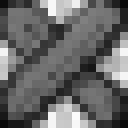
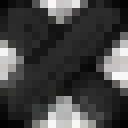
Two versions of the same layered image (w=128, h=128). Layer-by-layer changes:
showed "Layer 4 copy 4", painted on it over [0,0,128,128]
showed "Layer 4 copy 3", painted on it over [0,0,128,128]
hid "Layer 12" over [0,0,128,128]
showed "Layer 2 copy 2" over [0,0,128,128]
hid "Layer 2 copy 3" over [0,0,128,128]
